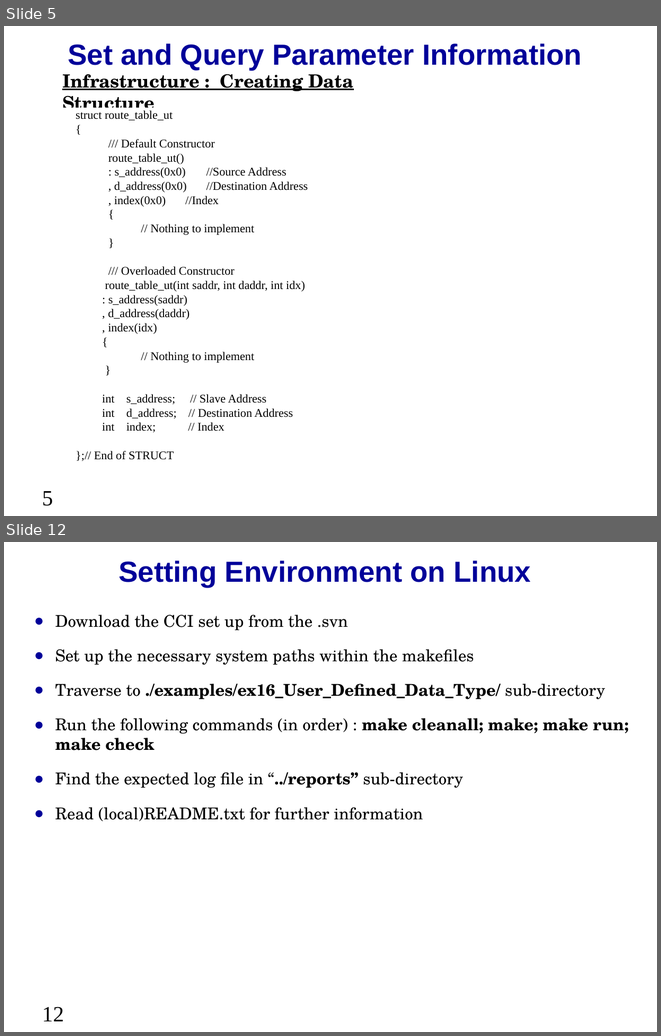
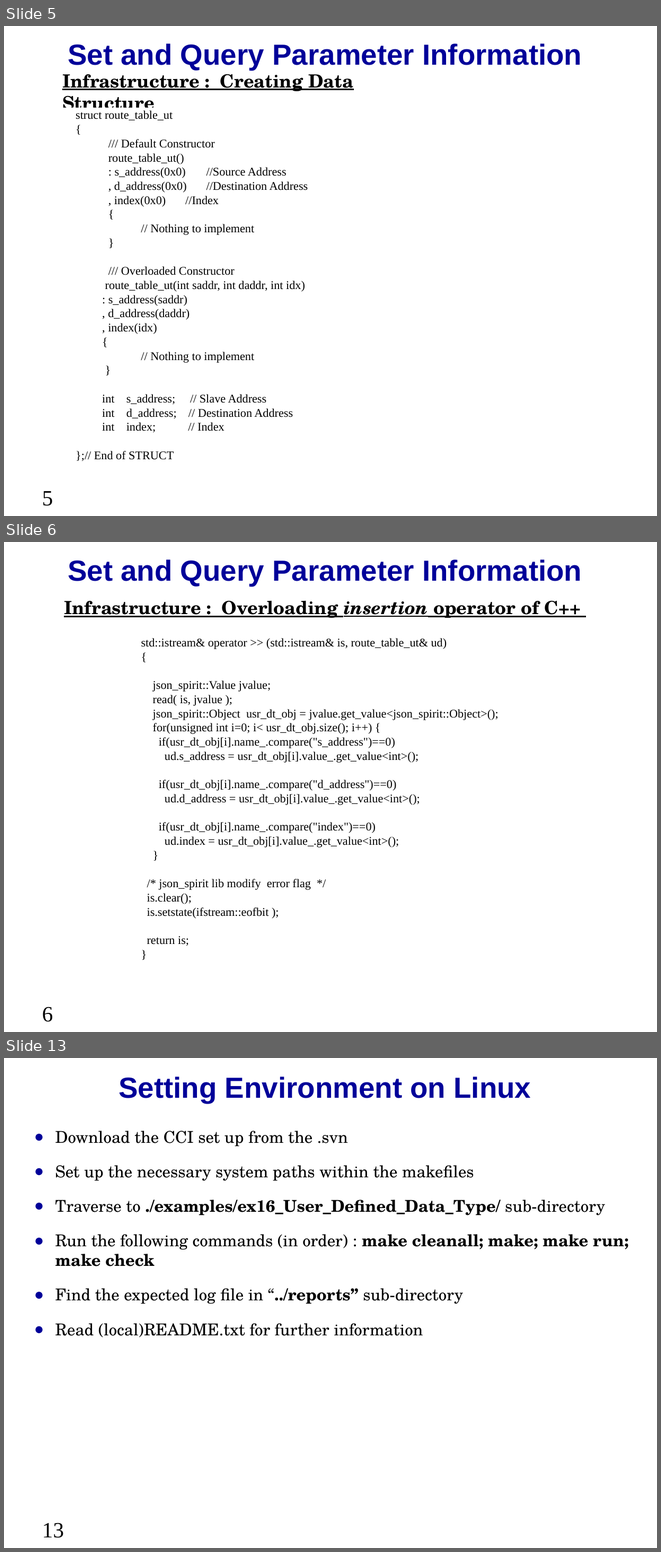
Before and after one commit to accellera-official/cci, a slide deck: examples/ex16_User_Defined_Data_Type/docs/ex16_User_Defined_Data_Type.ppt. Shown one above the other, each under a label of ours: slides 5 and 12 before the commit, slides 5, 6 and 13 after it; the slides between them are not shown. The pictures are 661x1036 and 661x1552 pixels, drawn with LibreOffice and Linux fonts; fonts in the diff are those of the drawing; background and template pictures are left out. Boxes give left, top, right and bottom in pixels: in the first picture for what was removed or moved away, otherwise in the second. Text is boxed around its words. In the diff, an @@ line names an element or a change of style, - is before the commit and + after.

```diff
--- a/examples/ex16_User_Defined_Data_Type/docs/ex16_User_Defined_Data_Type.ppt
+++ b/examples/ex16_User_Defined_Data_Type/docs/ex16_User_Defined_Data_Type.ppt
@@ slide 6 added at (4,542,657,1032), background picture (left out) @@
@@ text added at (68,559,582,586), 32 pt, text #000099, bold @@
+Set and Query Parameter Information
@@ text added at (64,600,581,618), 20 pt, text #000000, bold, underline @@
+Infrastructure : Overloading insertion operator of C++
@@ text added at (141,638,498,946), 13 pt, text #000000 @@
+std::istream& operator >> (std::istream& is, route_table_ut& ud)
+{
+json_spirit::Value jvalue;
+read( is, jvalue );
+json_spirit::Object usr_dt_obj = jvalue.get_value<json_spirit::Object>();
+for(unsigned int i=0; i< usr_dt_obj.size(); i++) {
+if(usr_dt_obj[i].name_.compare("s_address")==0)
+ud.s_address = usr_dt_obj[i].value_.get_value<int>();
+if(usr_dt_obj[i].name_.compare("d_address")==0)
+ud.d_address = usr_dt_obj[i].value_.get_value<int>();
+if(usr_dt_obj[i].name_.compare("index")==0)
+ud.index = usr_dt_obj[i].value_.get_value<int>();
+}
+/* json_spirit lib modify error flag */
+is.clear();
+is.setstate(ifstream::eofbit );
+return is;
+}
@@ page number added at (42,1006,53,1022), 24 pt, text #000000 @@
+6
@@ what was slide 12 is now slide 13 @@
@@ page number at (42,1522,64,1538): text changed @@
-12
+13
```
Also in this commit, not shown: 10 slides changed, 3 other slides added, 1 slide removed, 35 other files.
